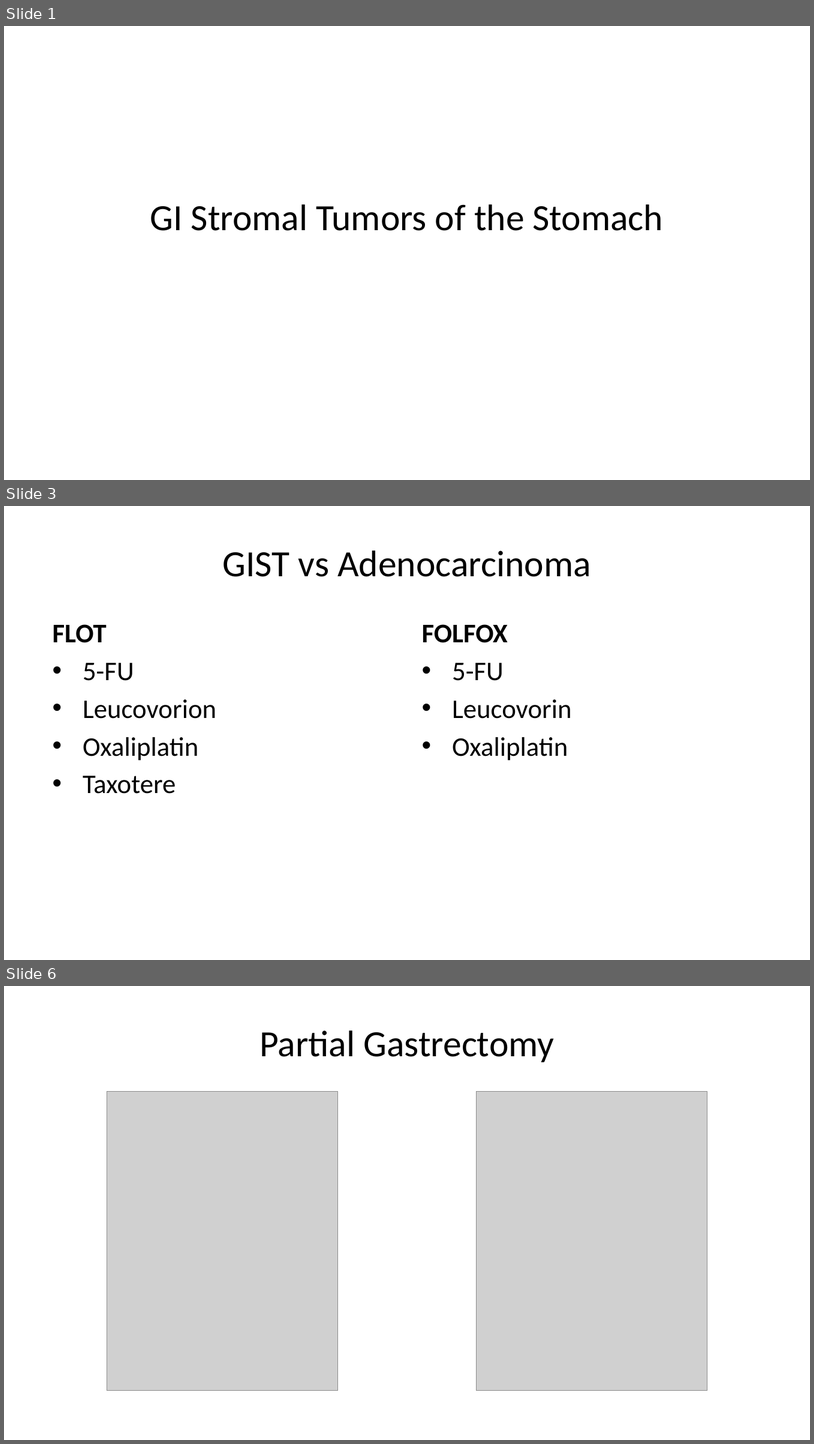
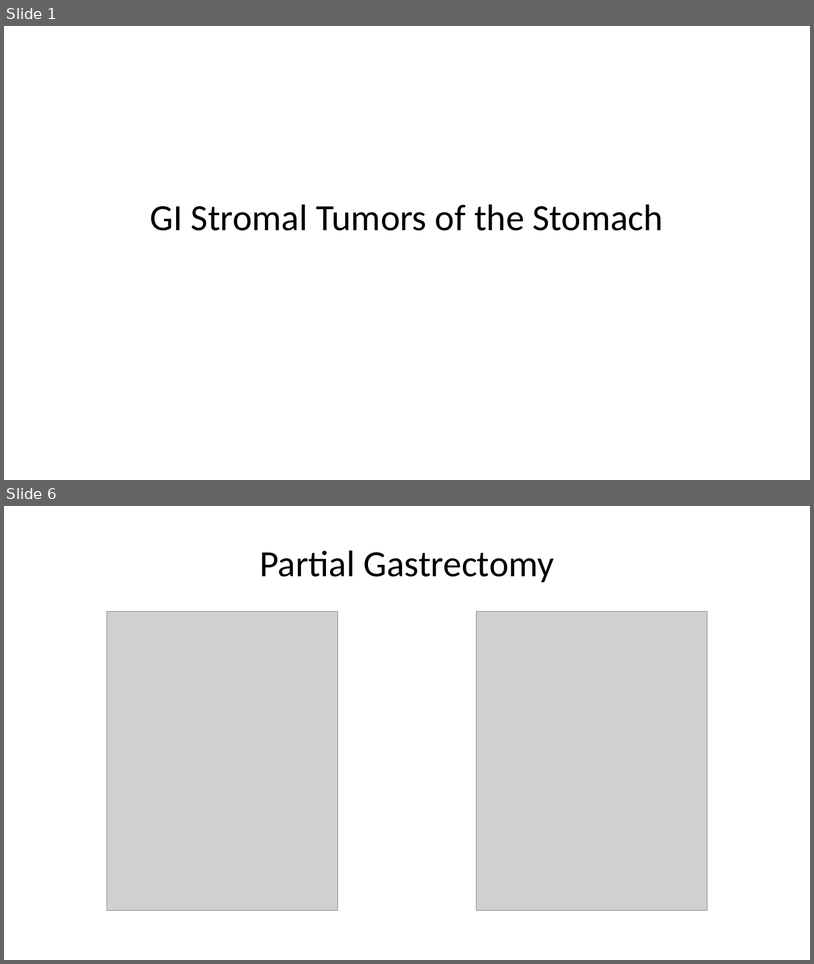
Before and after one commit to jcsalo/patient_education, a slide deck: lci_gist.pptx. Shown one above the other, each under a label of ours: slides 1, 3 and 6 before the commit, slides 1 and 6 after it; the slides between them are not shown. The pictures are 814x1444 and 814x964 pixels, drawn with LibreOffice and Linux fonts; fonts in the diff are those of the drawing; grey boxes stand for pictures. Boxes give left, top, right and bottom in pixels: in the first picture for what was removed or moved away, otherwise in the second. Text is boxed around its words. In the diff, an @@ line names an element or a change of style, - is before the commit and + after.

```diff
--- a/lci_gist.pptx
+++ b/lci_gist.pptx
@@ slide 3 removed at (x1=4, y1=506, x2=810, y2=960), background #FFFFFF @@
@@ title removed at (x1=223, y1=550, x2=591, y2=577) @@
-GIST vs Adenocarcinoma
@@ text removed at (x1=53, y1=624, x2=216, y2=793) @@
-FLOT
-• 5-FU
-• Leucovorion
-• Oxaliplatin
-• Taxotere
@@ text removed at (x1=422, y1=624, x2=572, y2=760) @@
-FOLFOX
-• 5-FU
-• Leucovorin
-• Oxaliplatin
```
Also in this commit, not shown: 6 slides changed, 3 slides added, 2 other slides removed, 50 other files.
